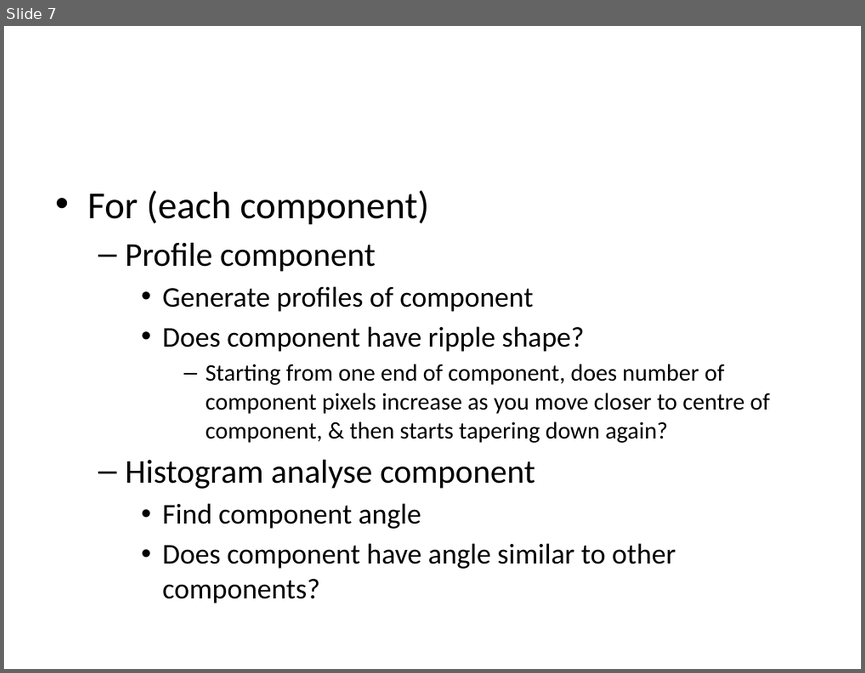
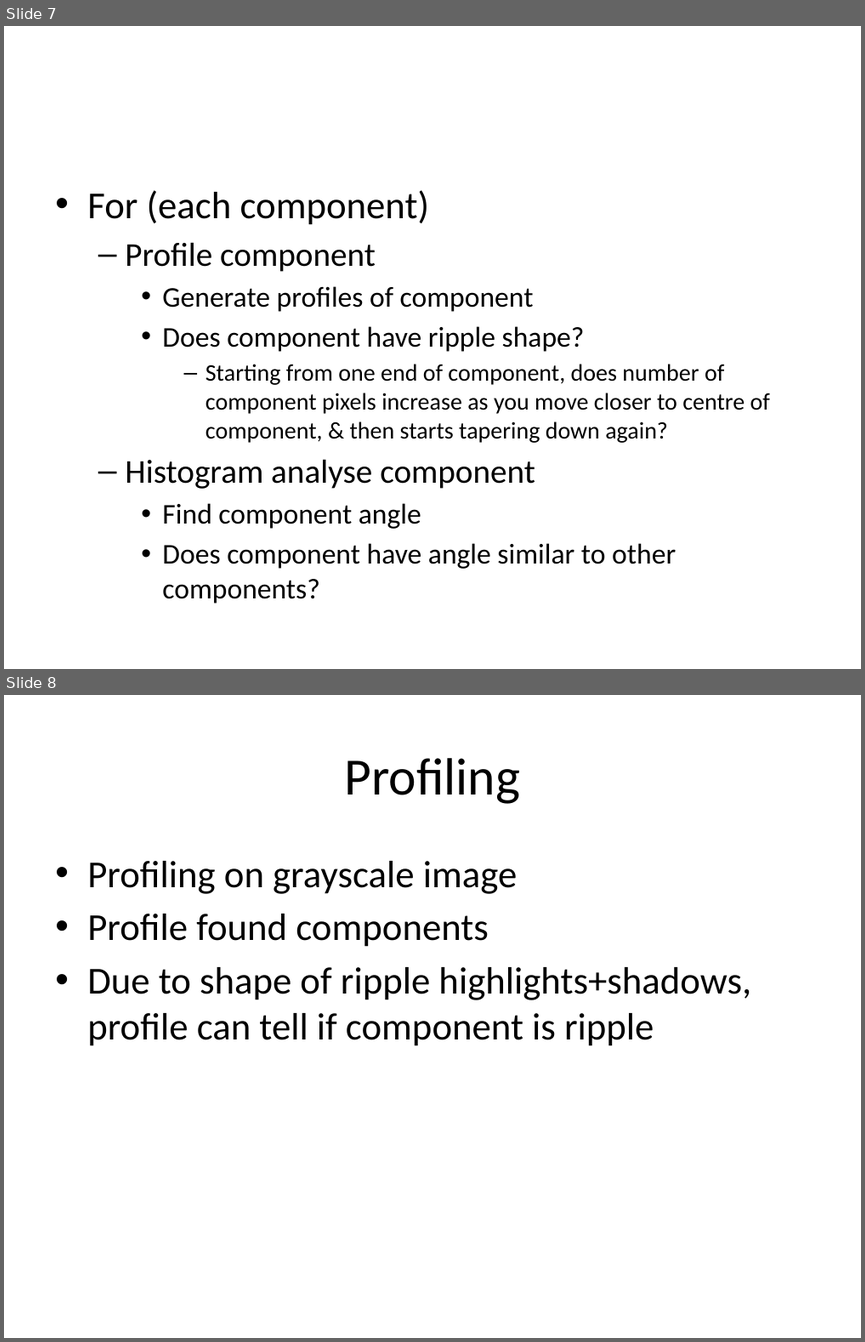
Before and after one commit to myIMT/ConsoleApplication5, a slide deck: ConsoleApplication5/20170118_POA.pptx. Shown one above the other, each under a label of ours: slide 7 before the commit, slides 7 and 8 after it. The pictures are 865x673 and 865x1342 pixels, drawn with LibreOffice and Linux fonts; fonts in the diff are those of the drawing. Boxes give left, top, right and bottom in pixels: in the first picture for what was removed or moved away, otherwise in the second. Text is boxed around its words. In the diff, an @@ line names an element or a change of style, - is before the commit and + after.

```diff
--- a/ConsoleApplication5/20170118_POA.pptx
+++ b/ConsoleApplication5/20170118_POA.pptx
@@ slide 8 added at box(4, 695, 861, 1338), background #FFFFFF @@
@@ title added at box(344, 758, 520, 804), 44 pt, text #000000 @@
+Profiling
@@ text added at box(87, 861, 751, 1046), 32 pt, text #000000 @@
+• Profiling on grayscale image
+• Profile found components
+• Due to shape of ripple highlights+shadows, profile can tell if component is ripple
```
Also in this commit, not shown: 1 other slide added, 8 other files.
